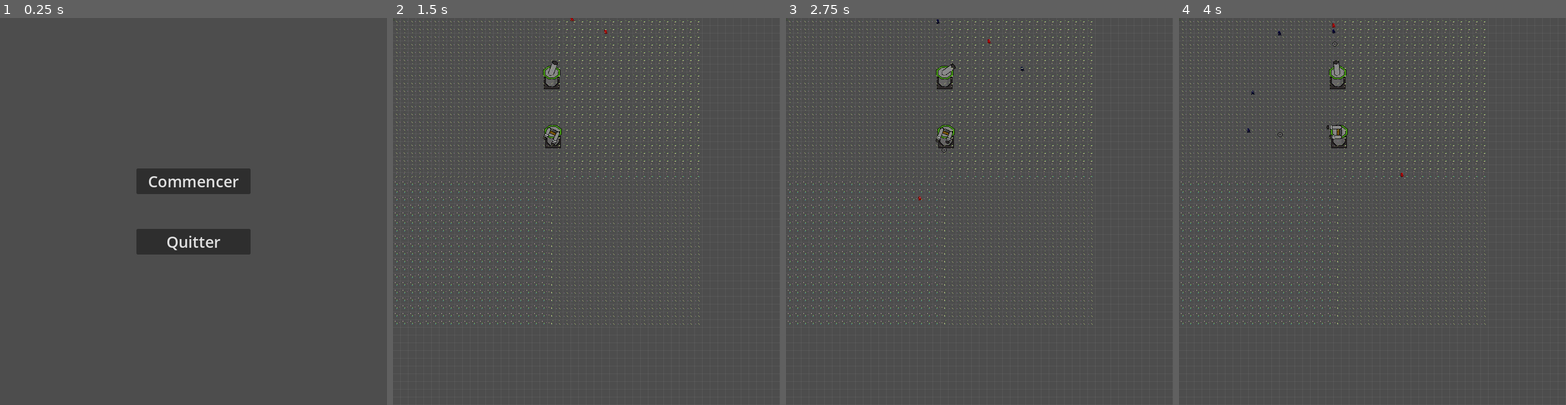
Above: before the commit, frames 1-4 (left to right).
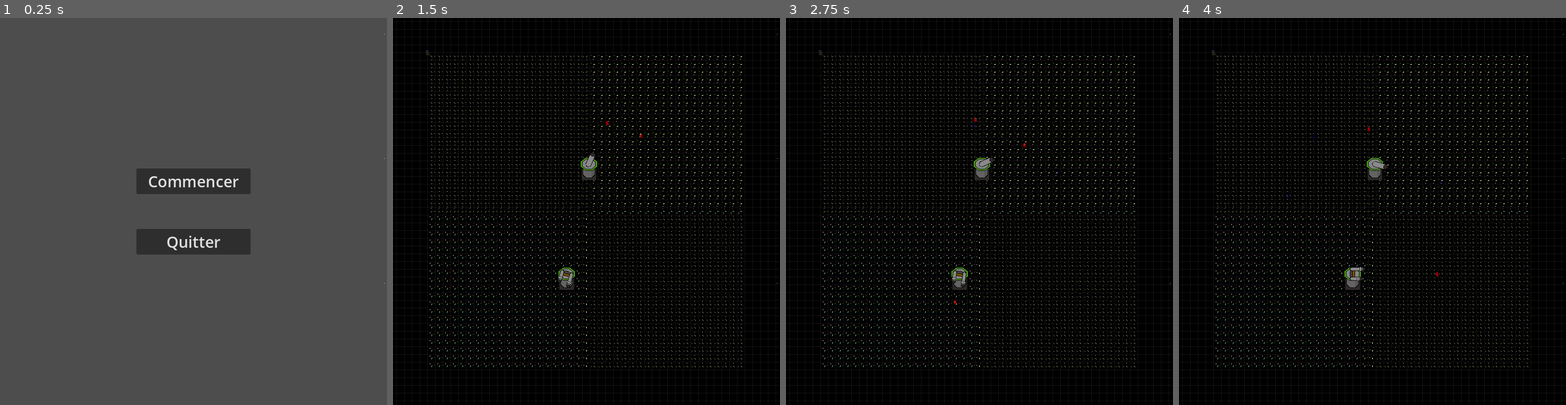
Above: after the commit, the same moments.

Repository: Cax36940/WonderJamDogot
Game: Godot game, scene res://main.tscn
Same seed, same stepped clock (60 frames per second), same inputs: the game is played once before the commit and once after it.
Inputs (mouse positions are in pixels of both pictures, inside the frame that each line leads up to):
- Up to frame 1 (0.25 s): no input
- Up to frame 2 (1.5 s): click "Commencer" at 0.5 s; click (779, 95) at 1.27 s
- Up to frame 3 (2.75 s): click (1172, 219) at 2.02 s
- Up to frame 4 (4 s): click (1565, 343) at 2.77 s; click (1565, 95) at 3.52 s

The runs differ from the first frame. In frame 1, less than 0.1% of the frame differs, in the area x 99-100%, y 4-69%; in frame 2, 100%, in the area x 0-100%, y 0-100%; in frame 3, 100%; in frame 4, 100%.

Commit message:
Add background

Diff:
--- a/camera.gd
+++ b/camera.gd
@@ -10,16 +10,19 @@
 
 var mouse_last_position : Vector2 = Vector2.ZERO
 
+var initial_position : Vector2 = Vector2.ZERO
+
 var target_zoom : Vector2 = Vector2.ONE
 # Called when the node enters the scene tree for the first time.
 func _ready():
+	initial_position = position
 	width = get_viewport_rect().size.x
 	height = get_viewport_rect().size.y
 
-	min_x = position.x - 0.5 * width
-	max_x = position.x + 0.5 * width
-	min_y = position.y - 0.5 * height
-	max_y = position.y + 0.5 * height
+	min_x = 0
+	max_x = initial_position.x * 2
+	min_y = 0
+	max_y = initial_position.y * 2
 
 	pass # Replace with function body.
 
@@ -31,12 +34,12 @@
 func _input(event):
 	if Input.is_action_just_pressed("camera_zoom_in"):
 		zoom *= 1.1
-		if zoom.x > 5 :
+		if zoom.x > 2 :
 			zoom = Vector2(5., 5.)
 	if Input.is_action_just_pressed("camera_zoom_out"):
 		zoom /= 1.1
-		if zoom.x < 0.2 :
-			zoom = Vector2(0.2, 0.2)
+		if zoom.x < 0.5 :
+			zoom = Vector2(0.5, 0.5)
 
 
 	if Input.is_action_just_pressed("mouse_move"):
@@ -45,6 +48,10 @@
 	if event is InputEventMouseMotion :
 		if Input.is_action_pressed("mouse_move"):
 			var mouse_velocity : Vector2 = get_global_mouse_position() - mouse_last_position
+			#min_x = initial_position.x - 100 * zoom.x * 5
+			#max_x = initial_position.x + 100 * zoom.x * 5
+			#min_y = initial_position.y - 100 * zoom.y * 5
+			#max_y = initial_position.y + 100 * zoom.y * 5
 			position.x = clamp(position.x - mouse_velocity.x, min_x, max_x)
 			position.y = clamp(position.y - mouse_velocity.y, min_y, max_y)
 			mouse_last_position = get_global_mouse_position()
--- a/pathfinding/pathfinding.gd
+++ b/pathfinding/pathfinding.gd
@@ -7,7 +7,7 @@
 var DebugArrowScene = preload("res://pathfinding/debugarrow.tscn")
 
 func _ready() -> void:
-	grid = Grid.new(Vector2(40,40))
+	grid = Grid.new(Vector2(41,41))
 	print(grid.center)
 	grid.init_grid()
 	grid.update_directions()
--- /dev/null
+++ b/sprite/Background/background.gd
@@ -0,0 +1,50 @@
+extends Node
+
+const IMAGE_SIZE := 2336
+const TILE_SIZE := 16
+const GRID_SIZE := int(float(IMAGE_SIZE) / float(TILE_SIZE))
+const SEED := 1234  # Change for different noise patterns
+
+@onready var sprite : Sprite2D = $Sprite
+
+var noise := FastNoiseLite.new()
+var grass_tile_textures: Array[Image] = []
+var purple_tile_textures: Array[Image] = []
+
+func _ready():
+	# Initialize Perlin noise
+	noise.seed = randi_range(0, 65255)
+	noise.noise_type = FastNoiseLite.TYPE_PERLIN
+	noise.frequency = 0.15  # Adjust for variation
+
+	# Load tile images
+	for i in range(7):
+		var tex = load("res://sprite/Background/grass%d.png" % i) as Texture2D
+		grass_tile_textures.append(tex.get_image())
+
+		tex = load("res://sprite/Background/purple%d.png" % i) as Texture2D
+		purple_tile_textures.append(tex.get_image())
+
+
+	# Create big image
+	var big_image := Image.create(IMAGE_SIZE, IMAGE_SIZE, false, Image.FORMAT_RGB8)
+	for y in range(GRID_SIZE):
+		for x in range(GRID_SIZE):
+			# Get tile and blit to big image
+			var tile : Image
+			if max(abs(x - 75), abs(y - 75)) > 20 :
+				var noise_val := noise.get_noise_2d(x, y)
+				noise_val = pow(abs(noise_val), 1.4) * sign(noise_val)
+				var tile_index := int((noise_val + 1) / 2 * 7) % 7  # Normalize to 0-6
+				tile = purple_tile_textures[tile_index]
+			else :
+				var noise_val := noise.get_noise_2d(x + 1000, y + 1000)
+				noise_val = pow(abs(noise_val), 1.4) * sign(noise_val)
+				var tile_index := int((noise_val + 1) / 2 * 7) % 7  # Normalize to 0-6
+				tile = grass_tile_textures[tile_index]
+			big_image.blit_rect(tile, Rect2i(0, 0, TILE_SIZE, TILE_SIZE), Vector2i(x * TILE_SIZE, y * TILE_SIZE))
+
+	# Save image
+	#big_image.save_png("res://output.png")
+	sprite.texture = ImageTexture.create_from_image(big_image)
+	print(sprite.texture.get_size())
--- /dev/null
+++ b/sprite/Background/background.tscn
@@ -0,0 +1,8 @@
+[gd_scene load_steps=2 format=3 uid="uid://dlvu2l452pa4m"]
+
+[ext_resource type="Script" path="res://sprite/Background/background.gd" id="1_0ummd"]
+
+[node name="Background" type="Node2D"]
+script = ExtResource("1_0ummd")
+
+[node name="Sprite" type="Sprite2D" parent="."]
--- a/world.tscn
+++ b/world.tscn
@@ -1,20 +1,25 @@
-[gd_scene load_steps=8 format=3 uid="uid://bi422o21y7s82"]
+[gd_scene load_steps=10 format=3 uid="uid://bi422o21y7s82"]
 
 [ext_resource type="Script" path="res://world.gd" id="1_n6rbg"]
-[ext_resource type="PackedScene" uid="uid://5a0oqdy4xgx8" path="res://grid_sprite.tscn" id="2_8suw1"]
+[ext_resource type="PackedScene" uid="uid://dgku7mth22plj" path="res://grid_sprite.tscn" id="2_8suw1"]
 [ext_resource type="PackedScene" uid="uid://25ocrsgv466b" path="res://ennemies/spawner.tscn" id="2_n0e68"]
 [ext_resource type="Script" path="res://camera.gd" id="3_lexd8"]
 [ext_resource type="PackedScene" path="res://tower/tower_canon.tscn" id="3_o1h1v"]
 [ext_resource type="PackedScene" uid="uid://mkojoc68cgue" path="res://pathfinding/pathfinding.tscn" id="4_lna7t"]
 [ext_resource type="PackedScene" path="res://tower/tower_canonDouble.tscn" id="5_wkvil"]
+[ext_resource type="PackedScene" uid="uid://dlvu2l452pa4m" path="res://sprite/Background/background.tscn" id="5_wxdmg"]
+[ext_resource type="PackedScene" uid="uid://c8rha5ngjw3br" path="res://menu/shop_menu/shop_menu.tscn" id="9_4v3h7"]
 
 [node name="World" type="Node2D"]
 script = ExtResource("1_n6rbg")
 
+[node name="Background" parent="." instance=ExtResource("5_wxdmg")]
+position = Vector2(288, 288)
+
 [node name="GridSprite" parent="." instance=ExtResource("2_8suw1")]
 
 [node name="Camera" type="Camera2D" parent="."]
-position = Vector2(400, 400)
+position = Vector2(328, 328)
 position_smoothing_enabled = true
 script = ExtResource("3_lexd8")
 
@@ -23,12 +28,14 @@
 [node name="GridObjectContainer" type="Node2D" parent="."]
 
 [node name="Spawner" parent="." instance=ExtResource("2_n0e68")]
-position = Vector2(327, 185)
+position = Vector2(328, 328)
+
+[node name="Pathfinding" parent="." instance=ExtResource("4_lna7t")]
+
+[node name="TowerCanon" parent="." instance=ExtResource("3_o1h1v")]
+position = Vector2(333, 252)
 
 [node name="TowerCanon2" parent="." instance=ExtResource("5_wkvil")]
-position = Vector2(331, 257)
+position = Vector2(287, 478)
 
-[node name="TowerCanon" parent="." instance=ExtResource("3_o1h1v")]
-position = Vector2(328, 135)
-
-[node name="Pathfinding" parent="." instance=ExtResource("4_lna7t")]
+[node name="ShopMenu" parent="." instance=ExtResource("9_4v3h7")]
Not shown: 1 places in grid_sprite.tscn that only renumber resources
Not shown: 1 places in obstacle/basic_wall.tscn that only renumber resources
Binary file added: sprite/Background/grass0.png
Binary file added: sprite/Background/grass1.png
Binary file added: sprite/Background/grass2.png
Binary file added: sprite/Background/grass3.png
Binary file added: sprite/Background/grass4.png
Binary file added: sprite/Background/grass5.png
Binary file added: sprite/Background/grass6.png
Binary file added: sprite/Background/purple0.png
Binary file added: sprite/Background/purple1.png
Binary file added: sprite/Background/purple2.png
(and 5 more such lines)
